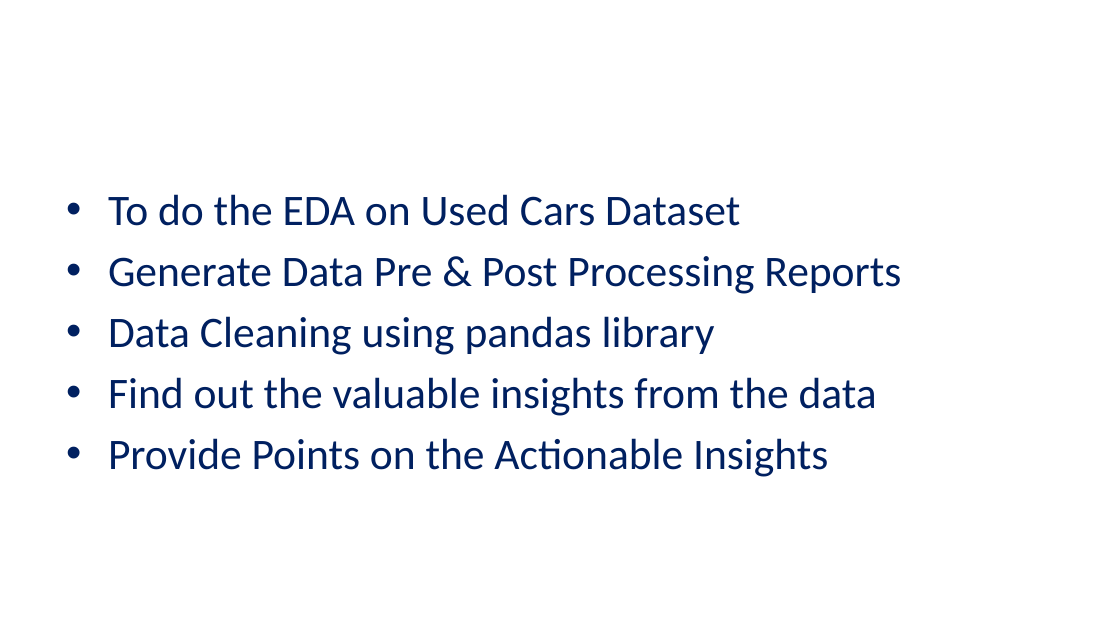
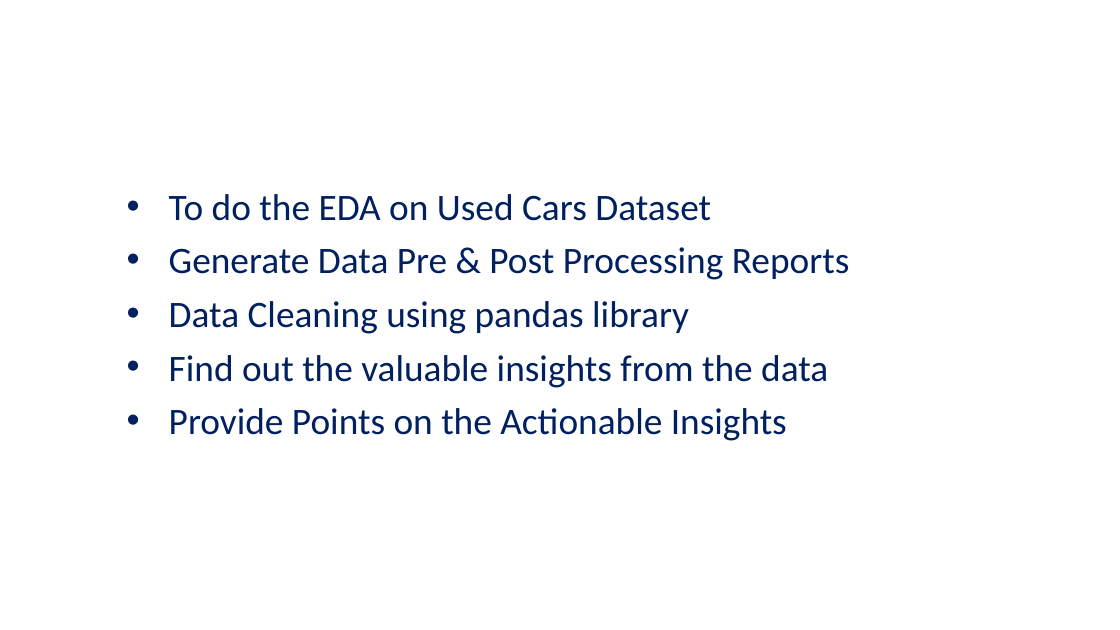
Before and after one commit to harshalkvibhandik/DataScienceProjects, a slide deck: slide 2 of Accredian/CDF_Project/EDA_1/Presentation_on_Used_Cars_Dataset_EDA.pptx. Drawn at 1120x630 pixels with LibreOffice and Linux fonts; fonts in the diff are those of the drawing; background and template pictures are left out. Boxes give left, top, right and bottom in pixels: in the first picture for what was removed or moved away, otherwise in the second. Text is boxed around its words. In the diff, an @@ line names an element or a change of style, - is before the commit and + after.

Commit message:
Presentation on Used Cars Dataset EDA work and to provide conclusion with an Actionable Insights to company

```diff
--- a/Accredian/CDF_Project/EDA_1/Presentation_on_Used_Cars_Dataset_EDA.pptx
+++ b/Accredian/CDF_Project/EDA_1/Presentation_on_Used_Cars_Dataset_EDA.pptx
@@ text "To do the EDA on ...": place and size @@
-text "To do the EDA on ..." at <box>108,194,901,477</box>
+text "To do the EDA on ..." at <box>169,194,850,441</box>
@@ text "To do the EDA on ..." at <box>169,194,850,441</box>: size 28 to 24 pt @@
```
Also in this commit, not shown: 10 other slides changed.
